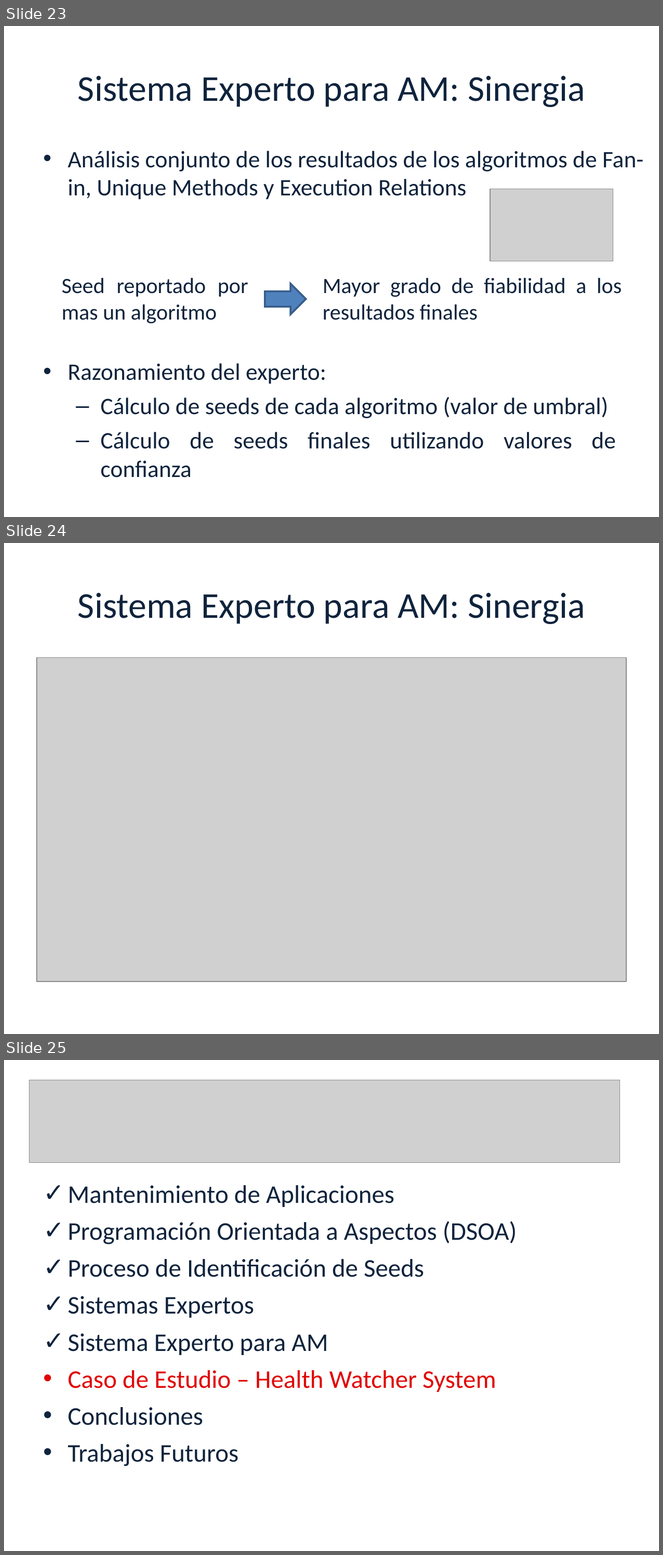
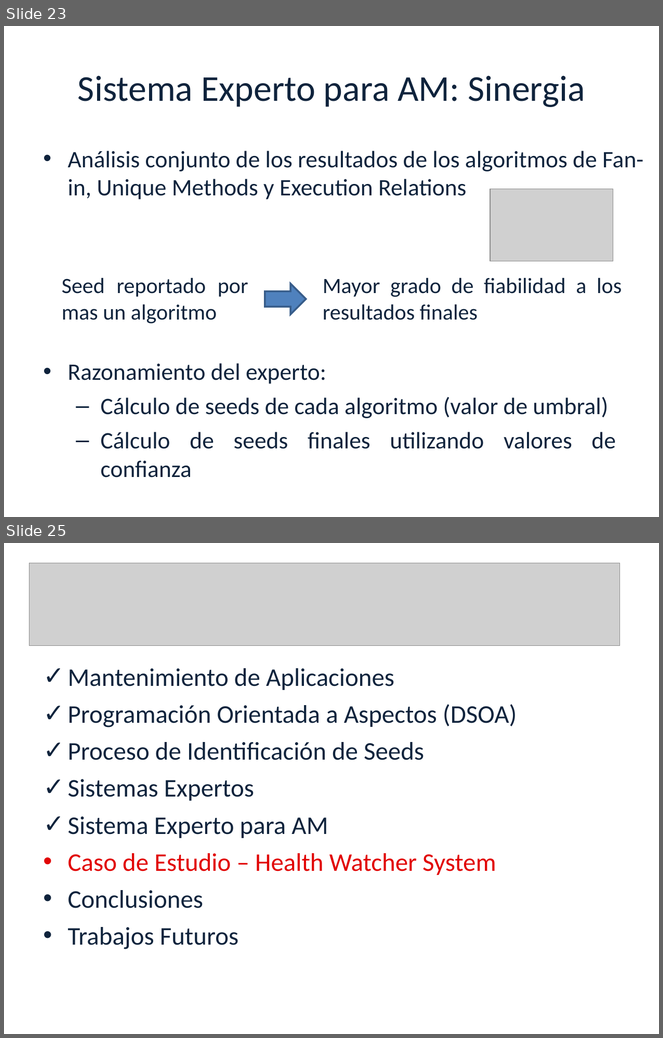
Before and after one commit to luciamasolaP/proyectofinal-informe, a slide deck: presentacion/Tesis.ppt. Shown one above the other, each under a label of ours: slides 23, 24 and 25 before the commit, slides 23 and 25 after it; the slides between them are not shown. The pictures are 663x1555 and 663x1038 pixels, drawn with LibreOffice and Linux fonts; fonts in the diff are those of the drawing; grey boxes stand for pictures; background and template pictures are left out. Boxes give left, top, right and bottom in pixels: in the first picture for what was removed or moved away, otherwise in the second. Text is boxed around its words. In the diff, an @@ line names an element or a change of style, - is before the commit and + after.

```diff
--- a/presentacion/Tesis.ppt
+++ b/presentacion/Tesis.ppt
@@ slide 24 removed at (4,543,659,1034), background picture (left out) @@
@@ title removed at (78,593,585,624) @@
-Sistema Experto para AM: Sinergia
@@ picture removed at (37,657,626,982) @@
```
Also in this commit, not shown: 2 slides changed, 2 slides added, 2 other slides removed.
